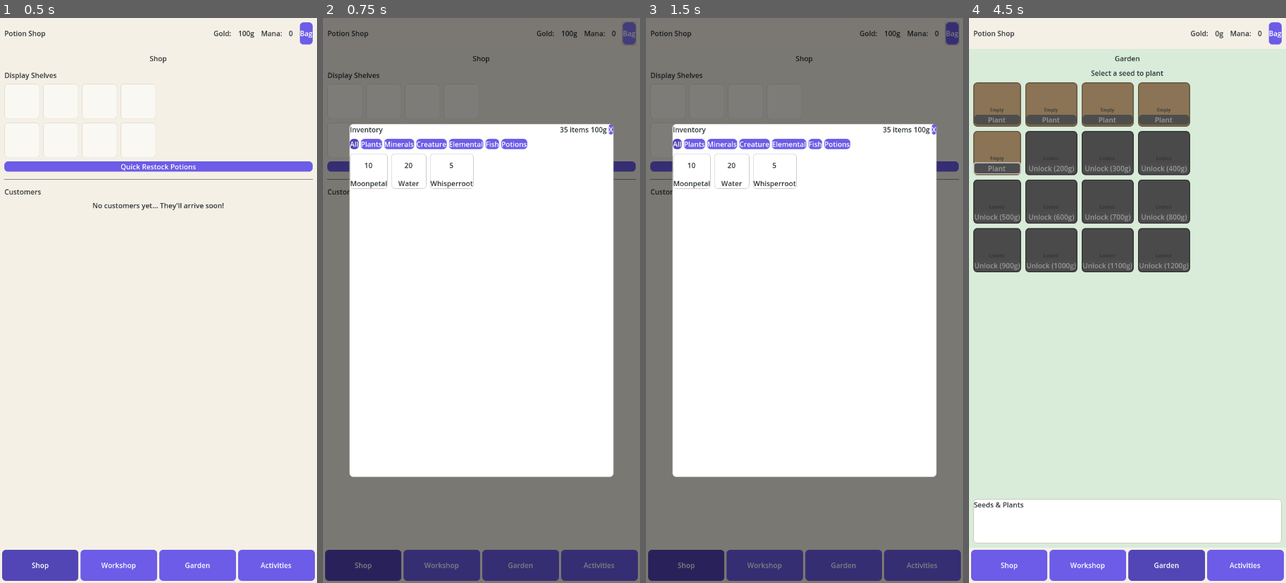
Above: before the commit, frames 1-4 (left to right).
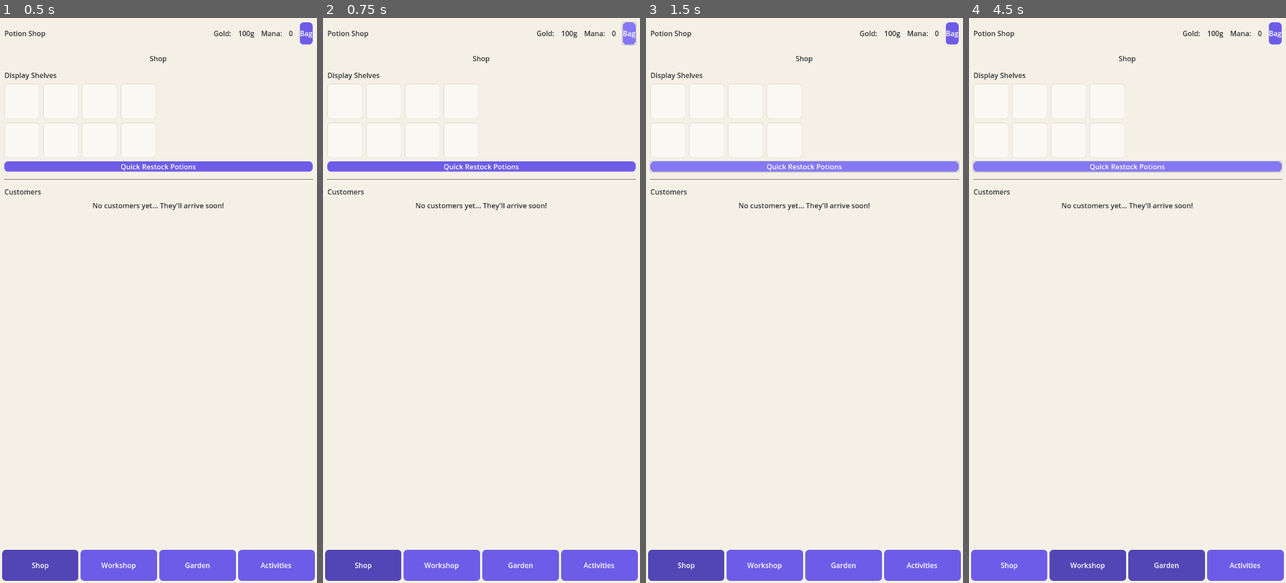
Above: after the commit, the same moments.

Repository: microdotttz/Idle-Game
Game: Godot game, scene res://scenes/main/main.tscn
Same seed, same stepped clock (60 frames per second), same inputs: the game is played once before the commit and once after it.
Inputs (mouse positions are in pixels of both pictures, inside the frame that each line leads up to):
- Up to frame 1 (0.5 s): no input
- Up to frame 2 (0.75 s): click "Bag" at 0.5 s
- Up to frame 3 (1.5 s): click "Quick Restock Potions" at 1.25 s
- Up to frame 4 (4.5 s): click "Shop" at 2 s; click "Workshop" at 2.75 s; click "Garden" at 3.5 s; click (997, 170) at 4.25 s, where only the run before the commit has a clickable "Unlock (100g)"

Frame 1 is identical in both runs. In frame 2, 98% of the frame differs, in the area x 0-100%, y 0-100%; in frame 3, 98%; in frame 4, 89%.
Error before the commit: Cannot call method 'get_children' on a null value. (res://scripts/workshop/workshop_manager.gd:162)
Error after the commit: Parse Error: Class "ItemDatabase" hides an autoload singleton. (res://scripts/items/item_database.gd:2)

Commit message:
Add quick mobile iteration workflow
New scripts:
- test-mobile.sh: One-command export + serve to phone
- watch-and-serve.sh: Auto-rebuild on file changes

Usage:
  ./test-mobile.sh
  # Shows URL like http://192.168.1.100:8080
  # Open on phone (same WiFi), refresh to see changes

Also:
- Added ItemDatabase to autoload
- Disabled unused variable warnings for cleaner dev
- MOBILE_DEV.md with all iteration options explained

https://claude.ai/code/session_01JAodTFtJng58YfjvY8Sxpt

Diff:
--- a/project.godot
+++ b/project.godot
@@ -21,6 +21,12 @@
 GameManager="*res://scripts/autoload/game_manager.gd"
 SaveManager="*res://scripts/autoload/save_manager.gd"
 TimeManager="*res://scripts/autoload/time_manager.gd"
+ItemDatabase="*res://scripts/items/item_database.gd"
+
+[debug]
+
+gdscript/warnings/unused_variable=0
+gdscript/warnings/unused_parameter=0
 
 [display]
 
Not shown, added: MOBILE_DEV.md
Not shown, added: test-mobile.sh
Not shown, added: watch-and-serve.sh
